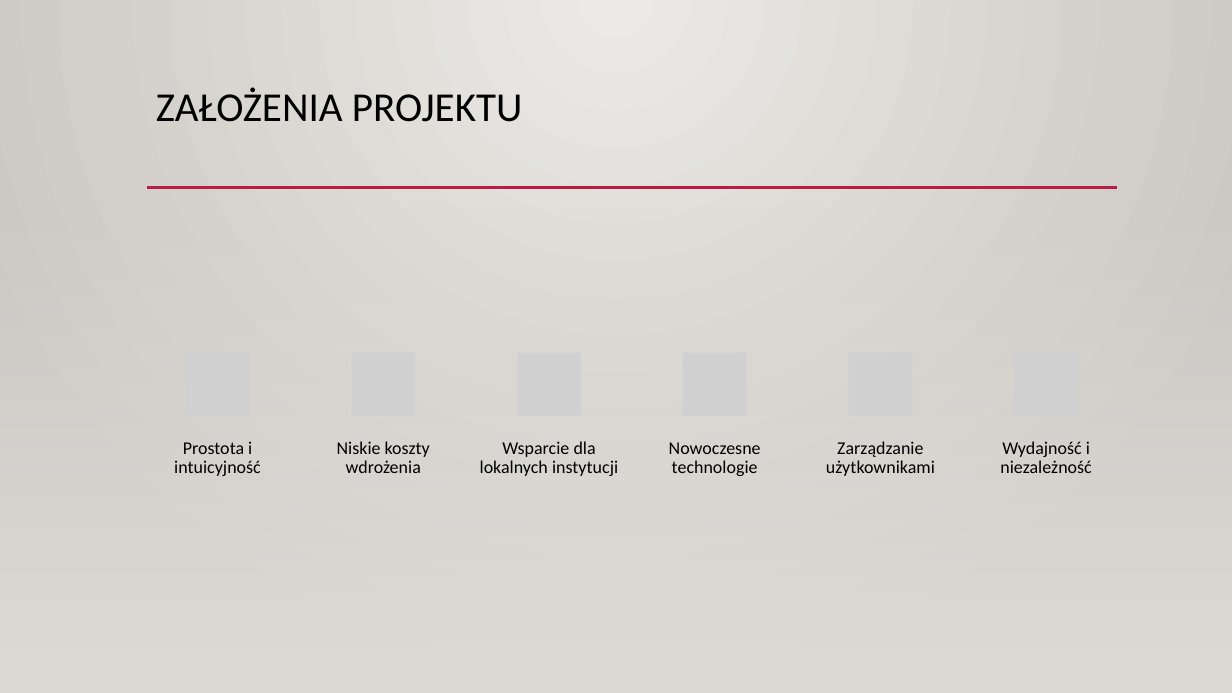
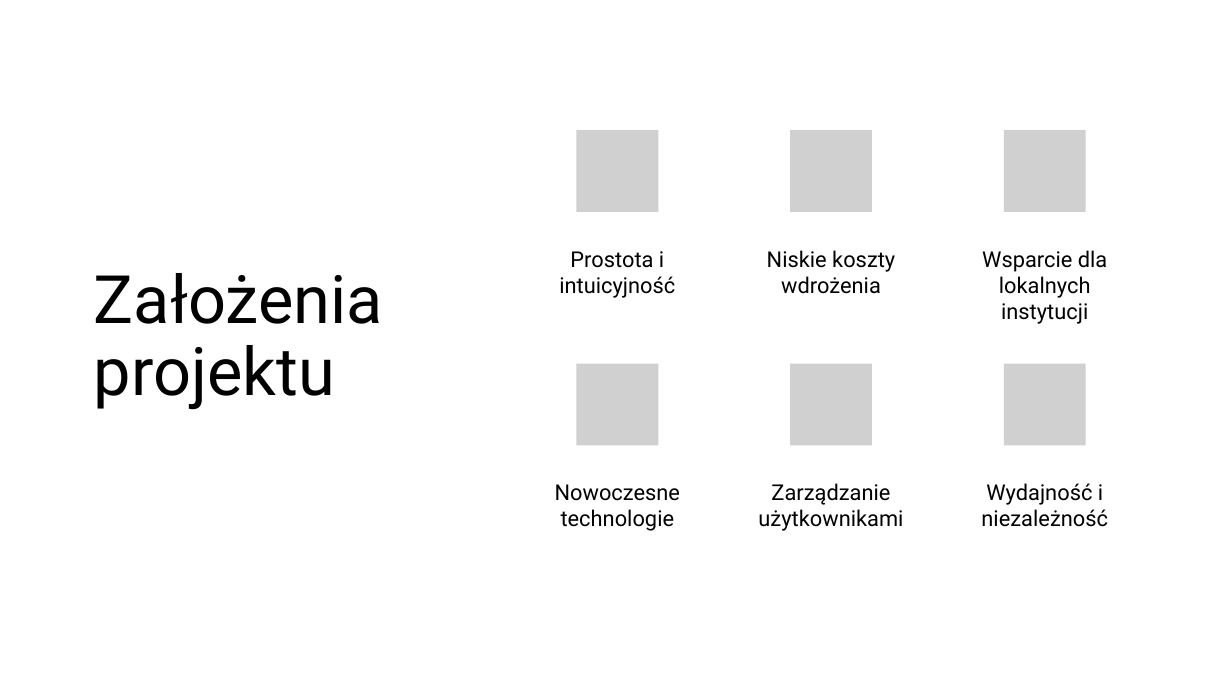
Before and after one commit to oliwiaglodek/MuzeumWPF, a slide deck: slide 6 of Prezentacja na obronę.pptx. Drawn at 1232x693 pixels with LibreOffice and Linux fonts; fonts in the diff are those of the drawing; grey boxes stand for pictures; background and template pictures are left out. Boxes give left, top, right and bottom in pixels: in the first picture for what was removed or moved away, otherwise in the second. Text is boxed around its words. In the diff, an @@ line names an element or a change of style, - is before the commit and + after.

```diff
--- a/Prezentacja na obronę.pptx
+++ b/Prezentacja na obronę.pptx
@@ background gradient #ECEAE7 to #CAC7C1 to #FFFFFF @@
@@ rectangle removed at bbox=[0, 0, 1232, 693] @@
@@ title "Założenia projektu" at bbox=[94, 273, 383, 410]: vertical alignment top to middle @@
@@ picture: place and size @@
-picture at bbox=[518, 352, 581, 416]
+picture at bbox=[1005, 130, 1087, 213]
@@ rectangle removed at bbox=[0, 204, 1232, 619] @@
@@ rectangle removed at bbox=[0, 204, 1232, 693] @@
@@ line removed from (147, 187) to (1118, 187) @@
@@ line removed from (147, 188) to (1117, 188) @@
@@ text "Prostota i intuicyjność": place and size @@
-text "Prostota i intuicyjność" at bbox=[174, 441, 261, 476]
+text "Prostota i intuicyjność" at bbox=[559, 251, 675, 298]
@@ text "Niskie koszty wdrożenia": place and size @@
-text "Niskie koszty wdrożenia" at bbox=[337, 441, 430, 473]
+text "Niskie koszty wdrożenia" at bbox=[767, 250, 895, 294]
@@ size 14 to 17 pt, font Calibri to Roboto; line spacing 0.9 to 1; more space between paragraphs in 6 elements at bbox=[981, 483, 1108, 527], bbox=[758, 483, 903, 531], bbox=[555, 484, 681, 531], bbox=[559, 251, 675, 298], bbox=[767, 250, 895, 294], bbox=[982, 250, 1107, 324] @@
@@ text "Wsparcie dla lokalnych instytucji": place and size @@
-text "Wsparcie dla lokalnych instytucji" at bbox=[480, 441, 618, 476]
+text "Wsparcie dla lokalnych instytucji" at bbox=[982, 250, 1107, 324]
@@ title at bbox=[94, 273, 383, 410]: text changed; size 32 to 52 pt; font Calibri to Roboto @@
-ZAŁOŻENIA PROJEKTU
+Założenia projektu
@@ group removed at bbox=[186, 352, 1079, 416]: 5 pictures @@
@@ group added at bbox=[577, 130, 1087, 445]: 5 pictures @@
@@ text "Nowoczesne technologie": place and size @@
-text "Nowoczesne technologie" at bbox=[669, 442, 761, 476]
+text "Nowoczesne technologie" at bbox=[555, 484, 681, 531]
@@ text "Zarządzanie użytkownikami": place and size @@
-text "Zarządzanie użytkownikami" at bbox=[826, 441, 935, 476]
+text "Zarządzanie użytkownikami" at bbox=[758, 483, 903, 531]
@@ text "Wydajność i niezależność": place and size @@
-text "Wydajność i niezależność" at bbox=[1000, 441, 1091, 473]
+text "Wydajność i niezależność" at bbox=[981, 483, 1108, 527]
@@ line removed from (0, 619) to (1232, 619) @@
```
Also in this commit, not shown: 20 other slides changed, 1 slide removed, 1 other file.
